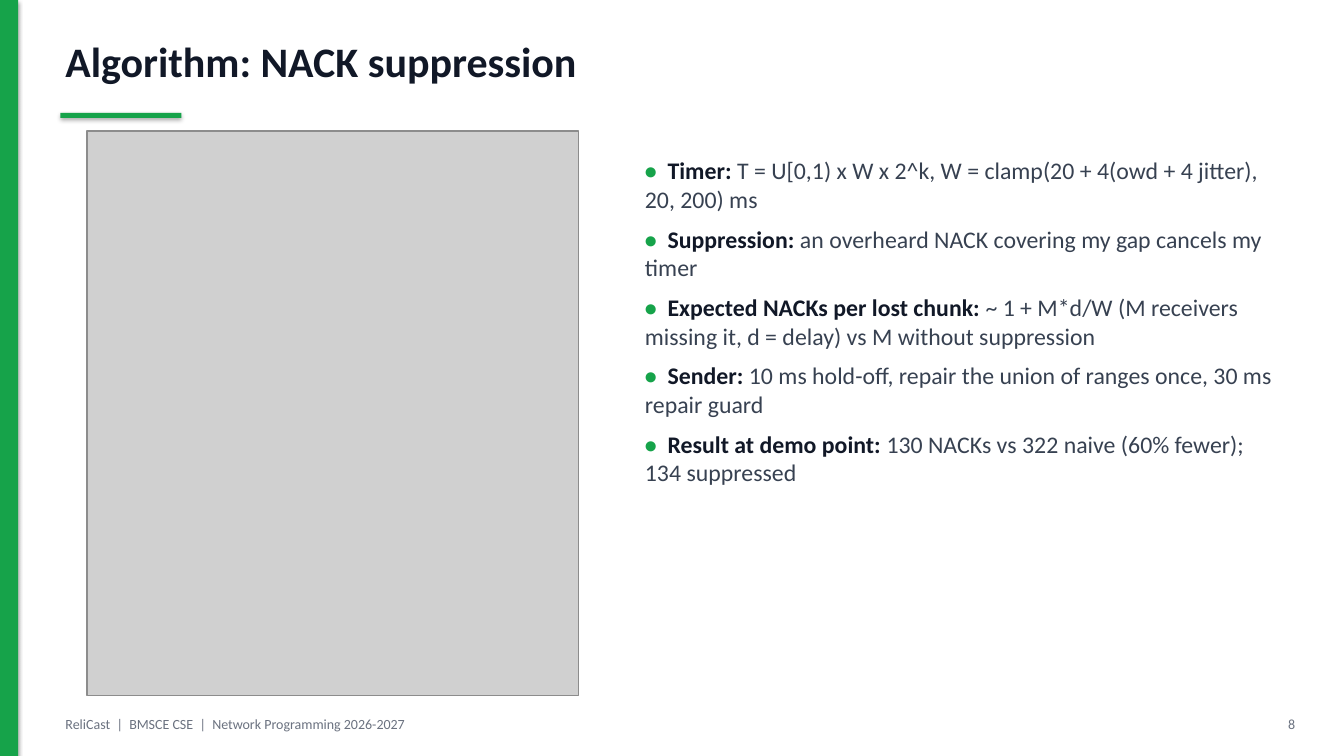
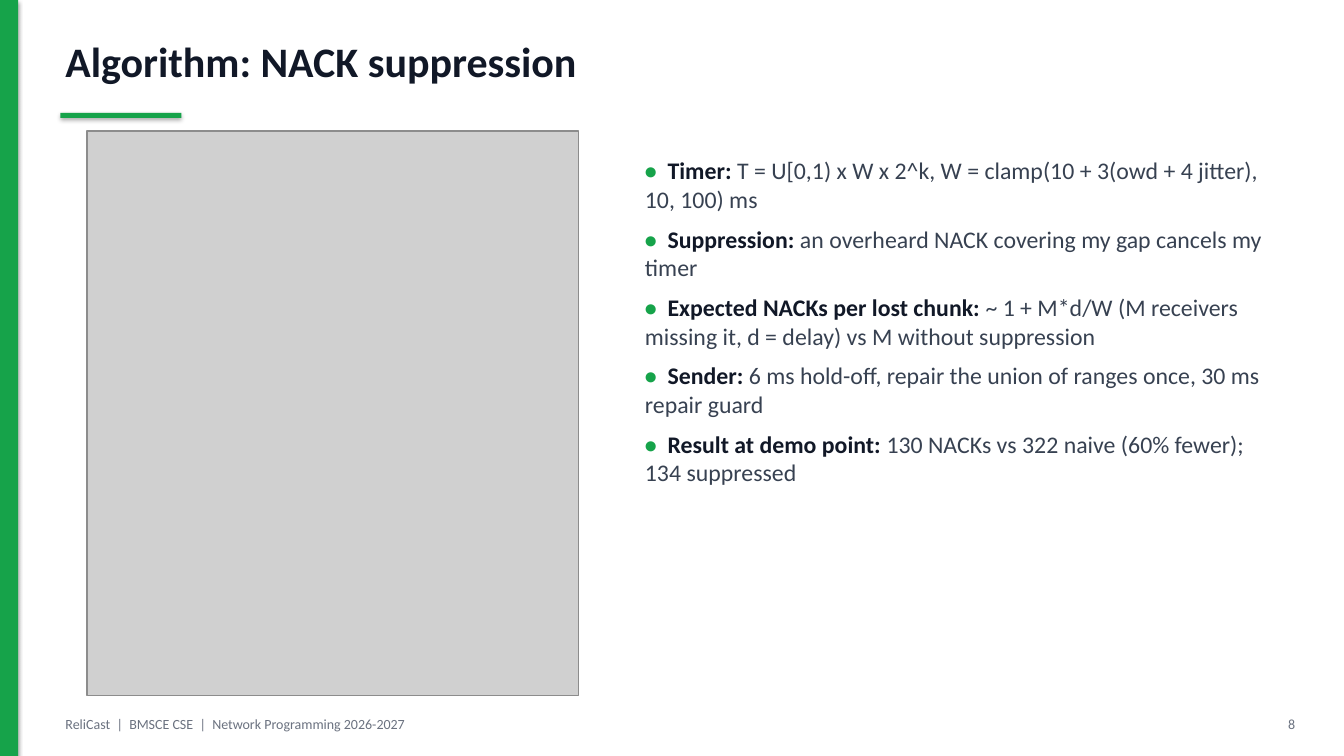
Before and after one commit to sohamarora04/REILCAST, a slide deck: slide 8 of ReliCast_PPT.pptx. Drawn at 1344x756 pixels with LibreOffice and Linux fonts; fonts in the diff are those of the drawing; grey boxes stand for pictures. Boxes give left, top, right and bottom in pixels: in the first picture for what was removed or moved away, otherwise in the second. Text is boxed around its words. In the diff, an @@ line names an element or a change of style, - is before the commit and + after.

```diff
--- a/ReliCast_PPT.pptx
+++ b/ReliCast_PPT.pptx
@@ text at (645, 161, 1257, 211): text changed @@
-• Timer: T = U[0,1) x W x 2^k, W = clamp(20 + 4(owd + 4 jitter), 20, 200) ms
+• Timer: T = U[0,1) x W x 2^k, W = clamp(10 + 3(owd + 4 jitter), 10, 100) ms
@@ text at (645, 367, 1259, 417): text changed @@
-• Sender: 10 ms hold-off, repair the union of ranges once, 30 ms repair guard
+• Sender: 6 ms hold-off, repair the union of ranges once, 30 ms repair guard
```
Also in this commit, not shown: 7 other files.
